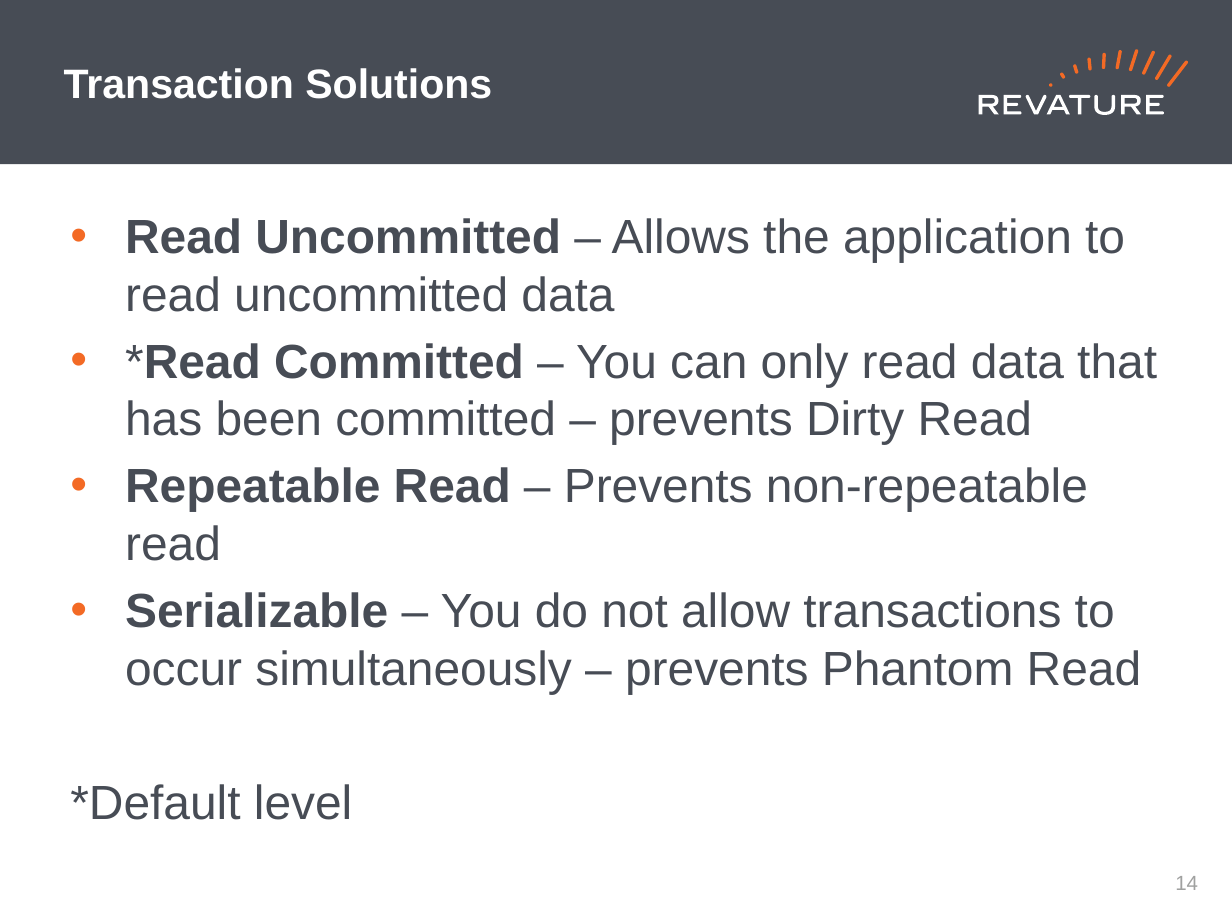
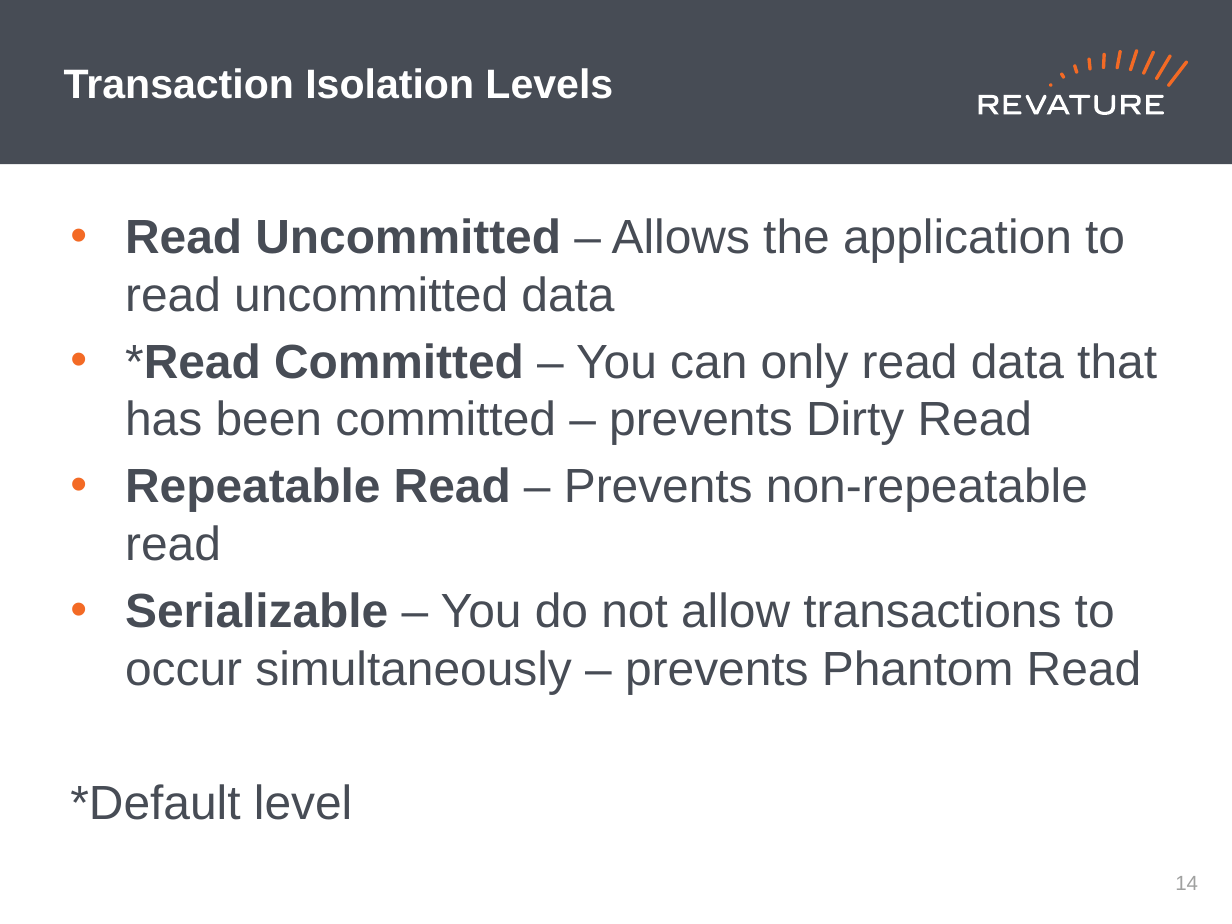
Before and after one commit to jhigherevature/ROCP-210208, a slide deck: slide 15 of powerpoints/Roc_Day8.pptx. Drawn at 1232x924 pixels with LibreOffice and Linux fonts; fonts in the diff are those of the drawing. Boxes give left, top, right and bottom in pixels: in the first picture for what was removed or moved away, otherwise in the second. Text is boxed around its words. In the diff, an @@ line names an element or a change of style, - is before the commit and + after.

```diff
--- a/powerpoints/Roc_Day8.pptx
+++ b/powerpoints/Roc_Day8.pptx
@@ title at <box>64,68,613,99</box>: text changed @@
-Transaction Solutions
+Transaction Isolation Levels
```
Also in this commit, not shown: 4 other files.
